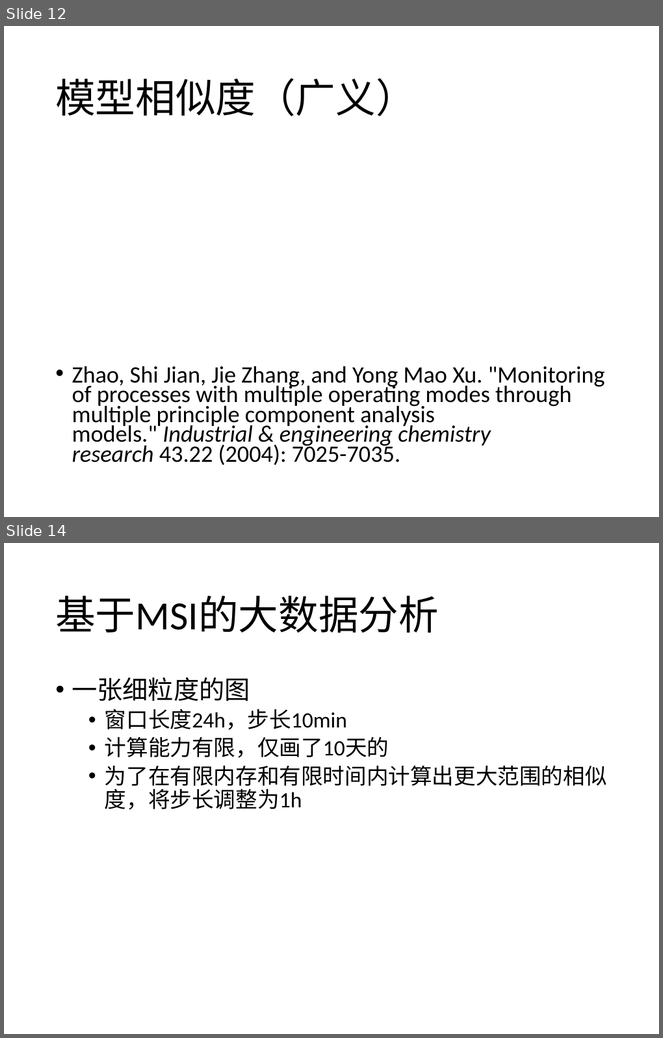
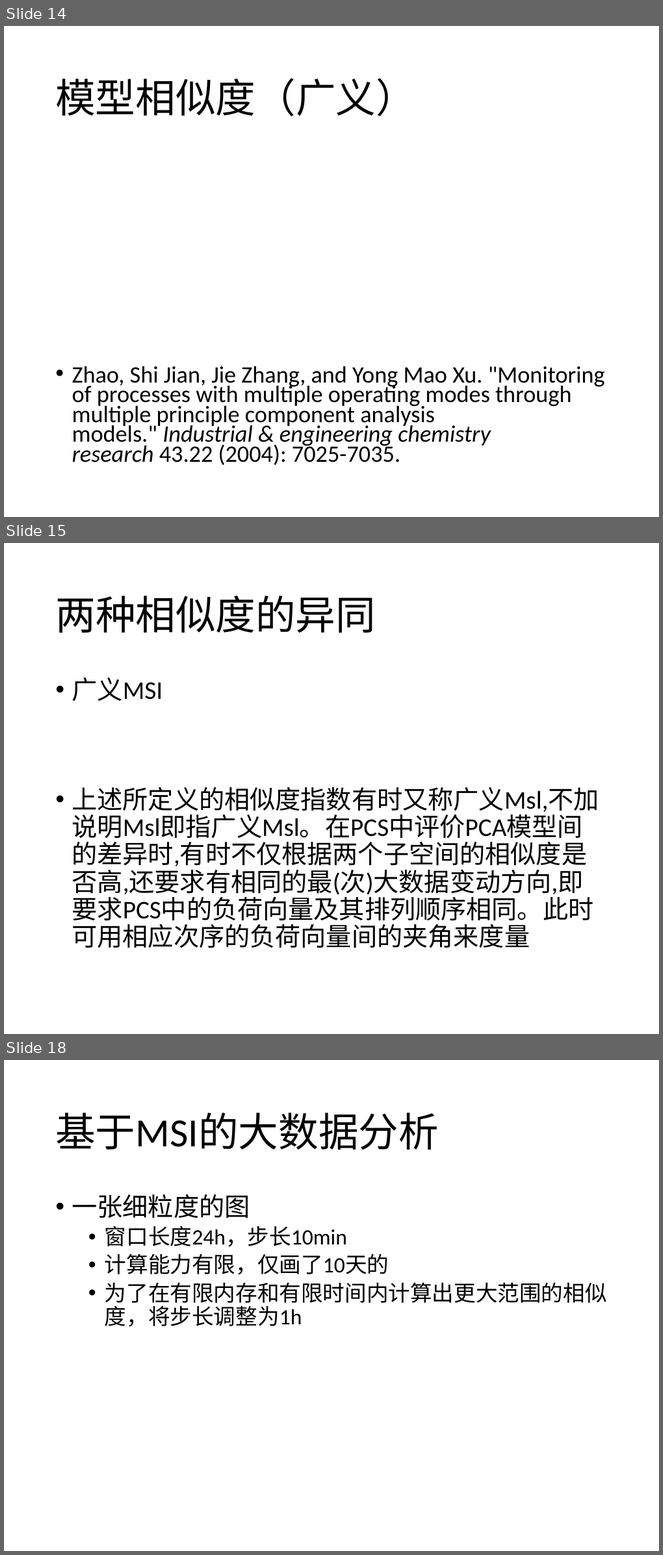
Before and after one commit to prm10/paper, a slide deck: presentation/msi.pptx. Shown one above the other, each under a label of ours: slides 12 and 14 before the commit, slides 14, 15 and 18 after it; the slides between them are not shown. The pictures are 663x1038 and 663x1555 pixels, drawn with LibreOffice and Linux fonts; fonts in the diff are those of the drawing. Boxes give left, top, right and bottom in pixels: in the first picture for what was removed or moved away, otherwise in the second. Text is boxed around its words. In the diff, an @@ line names an element or a change of style, - is before the commit and + after.

```diff
--- a/presentation/msi.pptx
+++ b/presentation/msi.pptx
@@ slide 15 added at [4,543,659,1034], background #FFFFFF @@
@@ title added at [55,596,376,633], 44 pt, text #000000 @@
+两种相似度的异同
@@ text added at [72,678,599,949], 28 pt, text #000000 @@
+• 广义MSI
+• 上述所定义的相似度指数有时又称广义Msl,不加说明Msl即指广义Msl。在PCS中评价PCA模型间的差异时,有时不仅根据两个子空间的相似度是否高,还要求有相同的最(次)大数据变动方向,即要求PCS中的负荷向量及其排列顺序相同。此时可用相应次序的负荷向量间的夹角来度量
@@ what was slide 12 is now slide 14 @@
@@ what was slide 14 is now slide 18 @@
```
Also in this commit, not shown: 11 slides changed, 5 other slides added, 3 slides removed, 2 other files.
